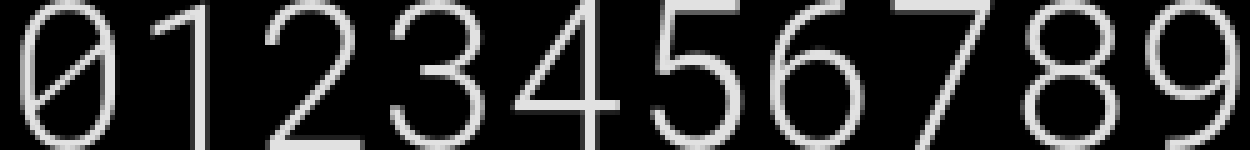
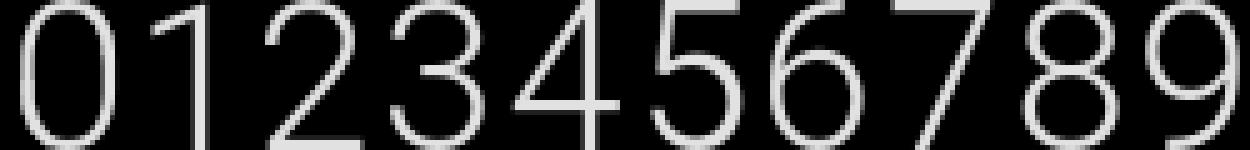
The second 1250 × 150 image is a revision of the first. Changes to its layers:
painted on "1234567890" over [20,0,115,150]
